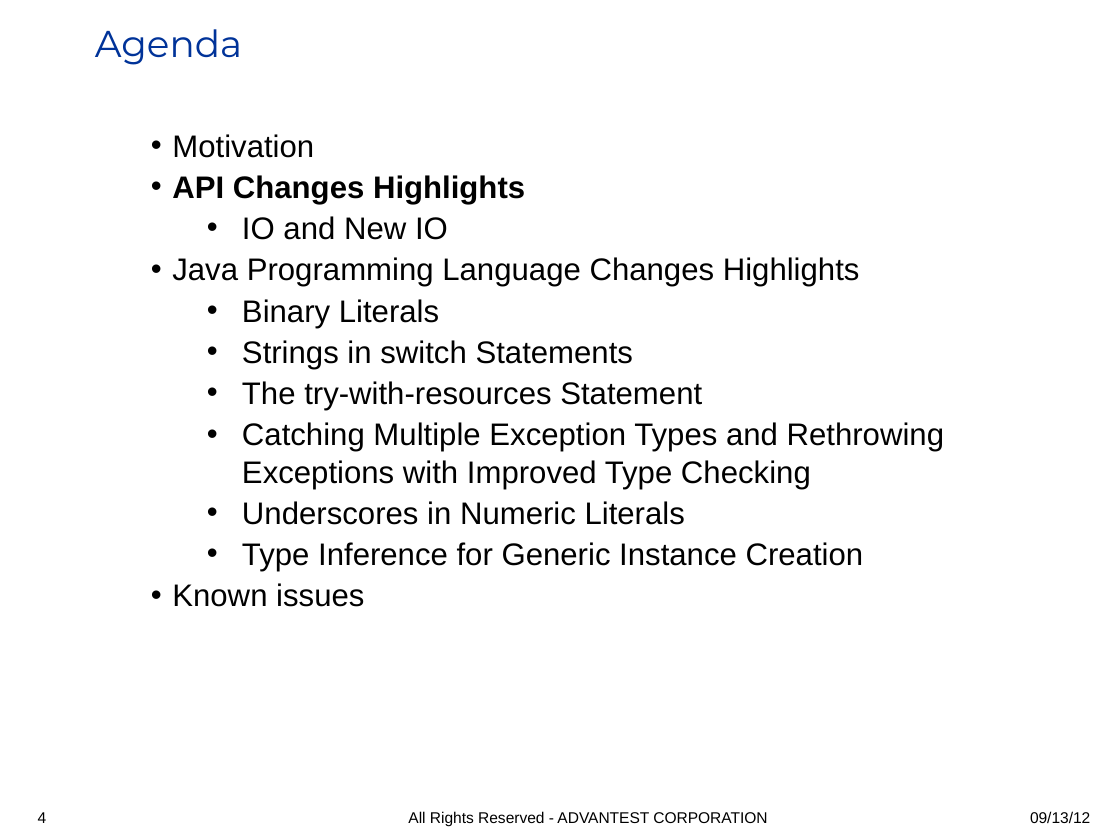
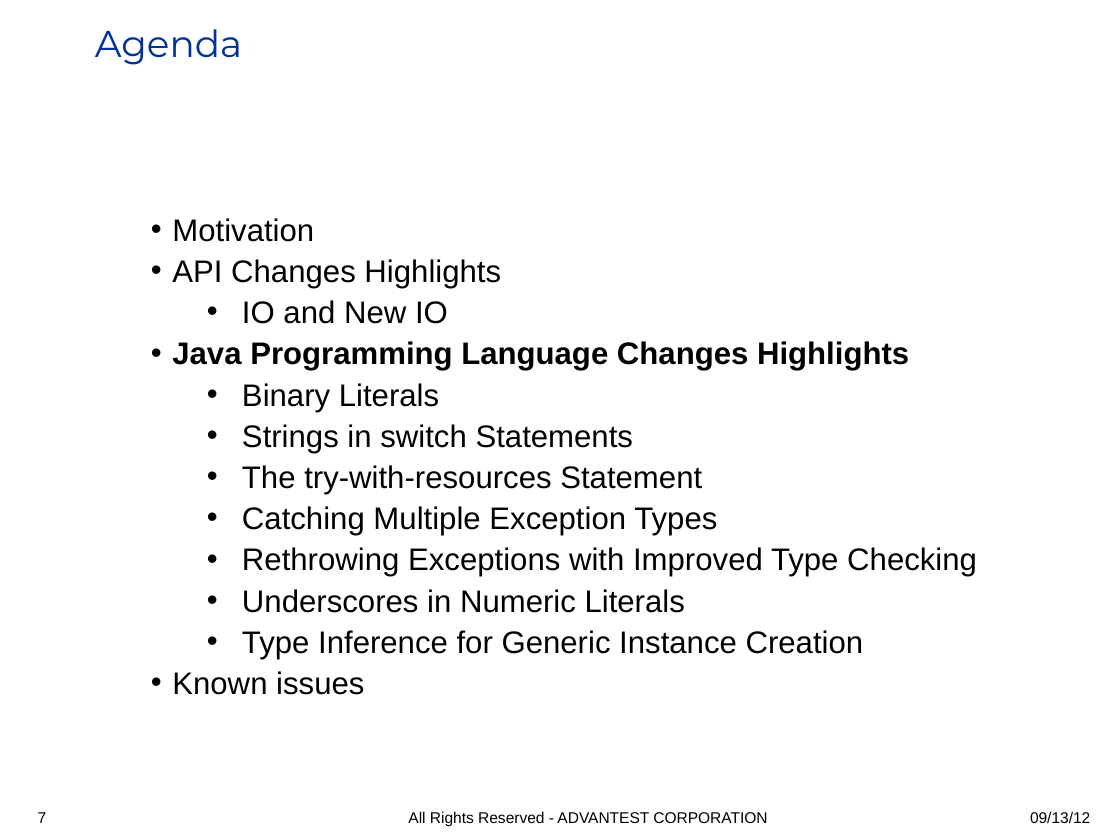
Before and after one commit to iloveeclipse/java7examples, a slide deck: slide 7 of doc/Java7_highlights.ppt (slide 4 before the commit). Drawn at 1120x840 pixels with LibreOffice and Linux fonts; fonts in the diff are those of the drawing; background and template pictures are left out. Boxes give left, top, right and bottom in pixels: in the first picture for what was removed or moved away, otherwise in the second. Text is boxed around its words. In the diff, an @@ line names an element or a change of style, - is before the commit and + after.

Commit message:
RethrowingExceptionsImproved

```diff
--- a/doc/Java7_highlights.ppt
+++ b/doc/Java7_highlights.ppt
@@ text "Motivation" at <box>172,218,977,695</box>: vertical alignment top to middle @@
@@ text at <box>172,259,909,371</box>: bold off in "API Changes Highlights"; bold on in "Java Programming Language Changes Highlights" @@
@@ text at <box>242,506,977,577</box>: text changed @@
-  • Catching Multiple Exception Types and Rethrowing Exceptions with Improved Type Checking
+  • Catching Multiple Exception Types
+  • Rethrowing Exceptions with Improved Type Checking
@@ page number at <box>38,812,47,823</box>: text changed @@
-4
+7
```
Also in this commit, not shown: 10 other slides changed, 5 slides added, 1 other file.
